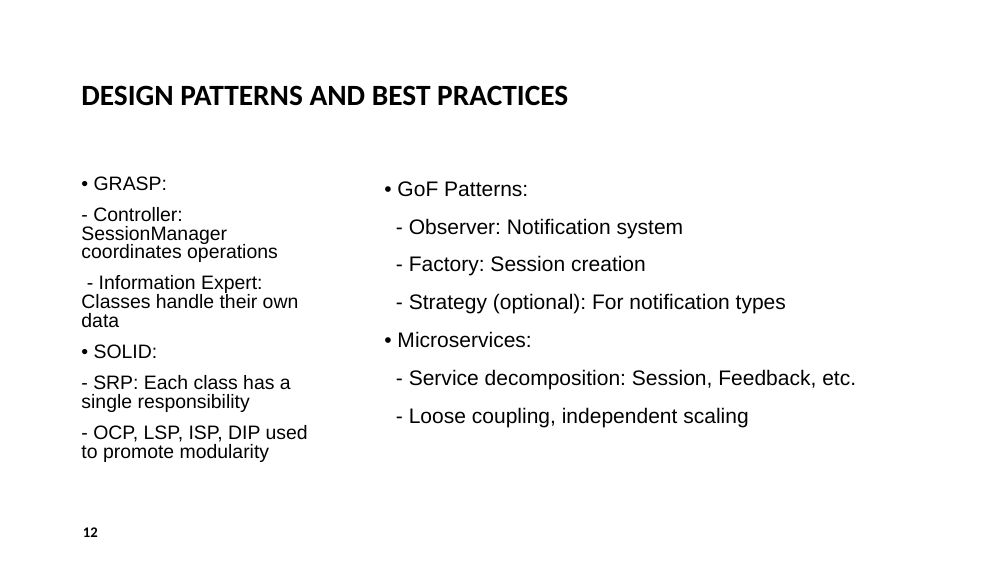
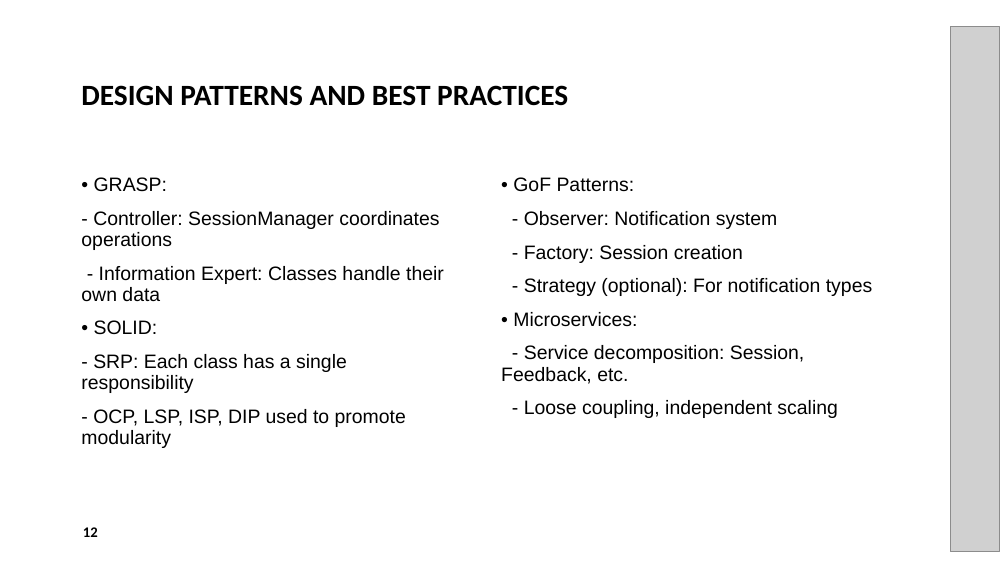
Before and after one commit to tahira4/SWENG-837-Software-System-Design-Final-Project, a slide deck: slide 12 of PowerPoint/Final_Project_Presentation_SWENG_837.pptx. Drawn at 1008x567 pixels with LibreOffice and Linux fonts; fonts in the diff are those of the drawing; grey boxes stand for pictures. Boxes give left, top, right and bottom in pixels: in the first picture for what was removed or moved away, otherwise in the second. Text is boxed around its words. In the diff, an @@ line names an element or a change of style, - is before the commit and + after.

```diff
--- a/PowerPoint/Final_Project_Presentation_SWENG_837.pptx
+++ b/PowerPoint/Final_Project_Presentation_SWENG_837.pptx
@@ picture added at box(951, 26, 1000, 552) @@
@@ text "• GRASP:" at box(81, 177, 444, 448): line spacing 0.8 to 0.9 @@
@@ text "• GoF Patterns:": place and size @@
-text "• GoF Patterns:" at box(397, 181, 856, 427)
+text "• GoF Patterns:" at box(501, 177, 872, 418)
@@ text "• GoF Patterns:" at box(501, 177, 872, 418): size 20 to 18.5 pt; line spacing 1 to 0.9 @@
```
Also in this commit, not shown: 3 other slides changed, 6 slides added, 6 slides removed, 6 other files.
